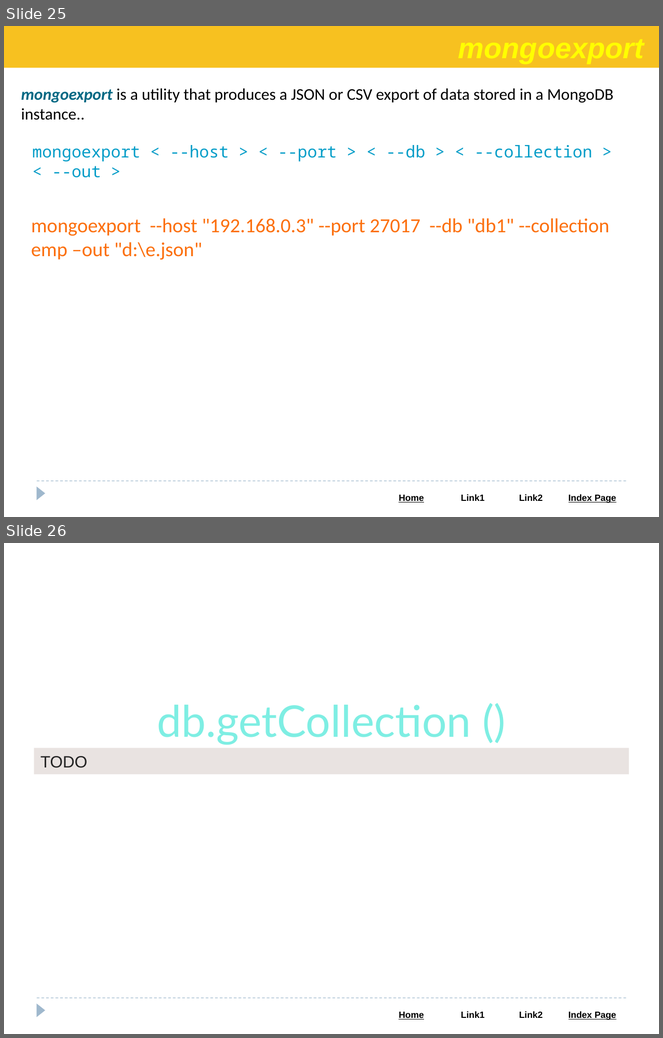
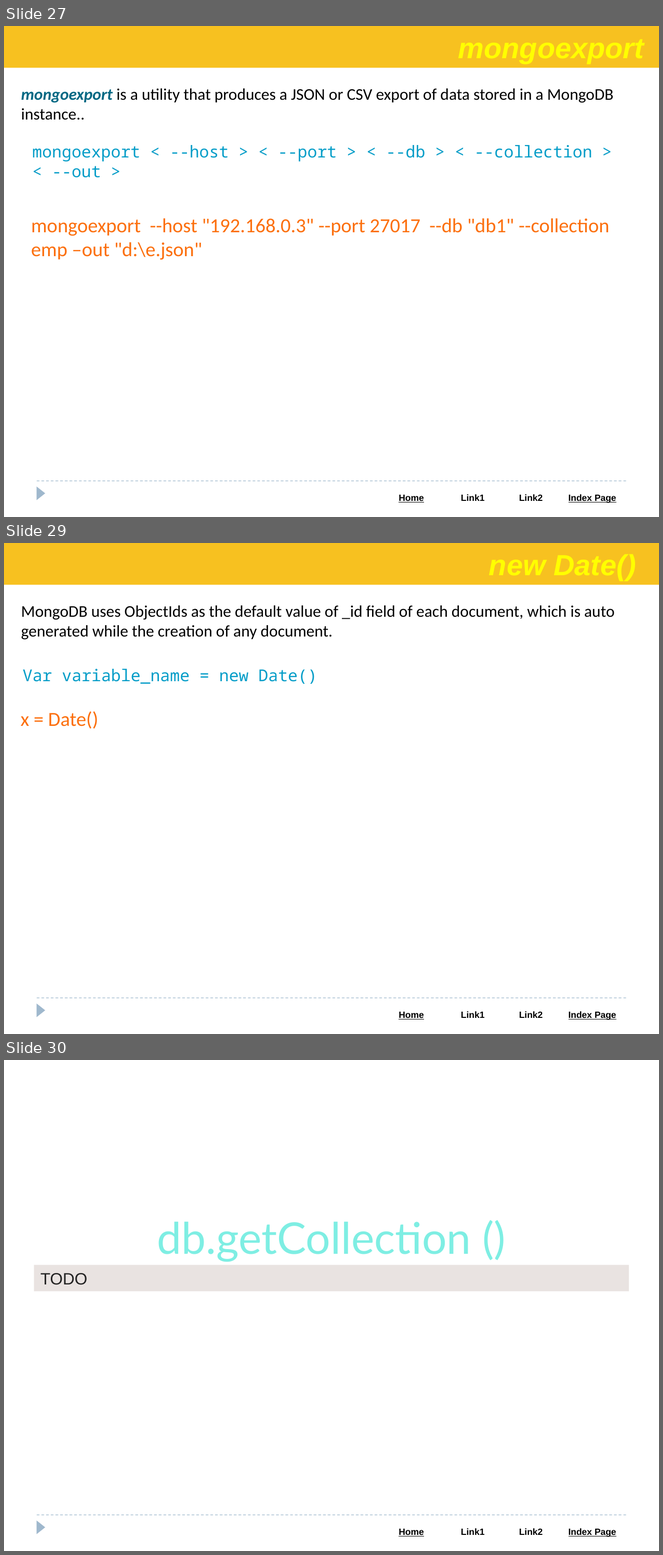
Before and after one commit to Saleel-Bagde/PPT-s, a slide deck: MongoDB PPT.pptx. Shown one above the other, each under a label of ours: slides 25 and 26 before the commit, slides 27, 29 and 30 after it; the slides between them are not shown. The pictures are 663x1038 and 663x1555 pixels, drawn with LibreOffice and Linux fonts; fonts in the diff are those of the drawing. Boxes give left, top, right and bottom in pixels: in the first picture for what was removed or moved away, otherwise in the second. Text is boxed around its words. In the diff, an @@ line names an element or a change of style, - is before the commit and + after.

```diff
--- a/MongoDB PPT.pptx
+++ b/MongoDB PPT.pptx
@@ slide 29 added at [4, 543, 659, 1034], background #FFFFFF; not listed: 3 template elements that a slide beside it also shows @@
@@ rectangle added at [4, 543, 659, 585], fill #F7C120 @@
@@ text added at [21, 605, 614, 640], 18 pt, text #000000 @@
+MongoDB uses ObjectIds as the default value of _id field of each document, which is auto generated while the creation of any document.
@@ text added at [23, 669, 317, 684], 18 pt, text #049DC8 @@
+Var variable_name = new Date()
@@ text added at [21, 711, 99, 729], 22 pt, text #FC6F0D @@
+x = Date()
@@ what was slide 25 is now slide 27 @@
@@ what was slide 26 is now slide 30 @@
```
Also in this commit, not shown: 3 other slides added.
